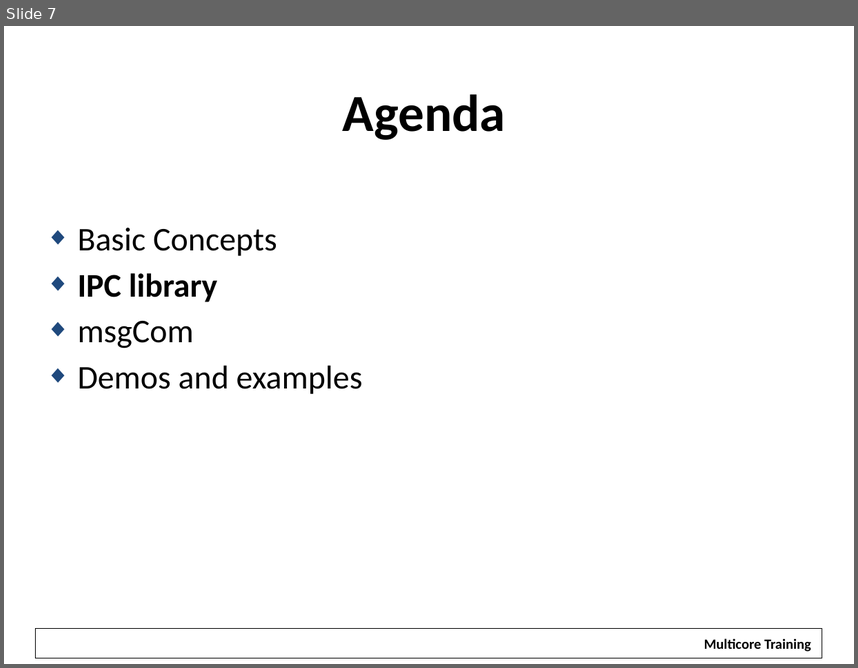
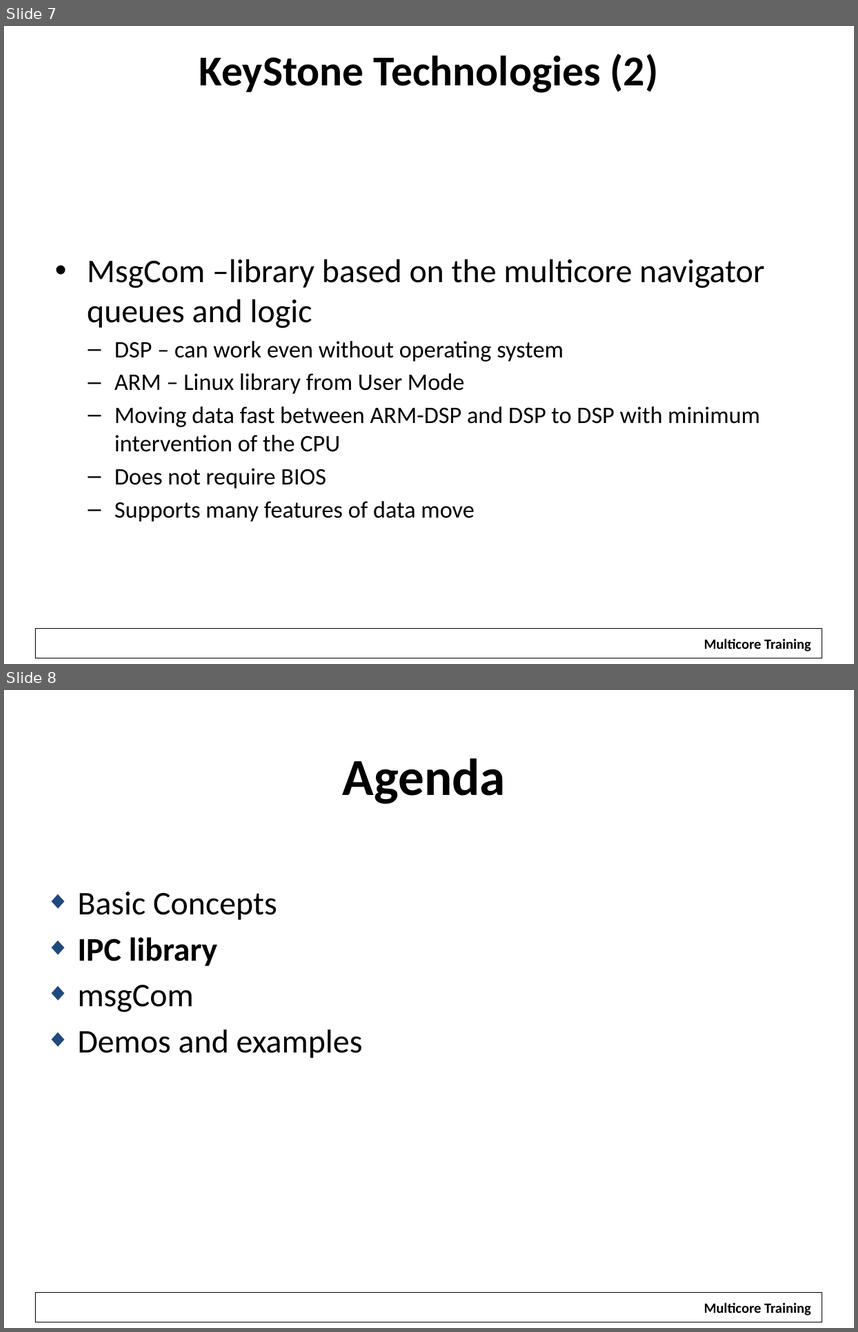
Before and after one commit to hari1989/keystone-workshop, a slide deck: preliminary/Working/presentations/KeyStoneII_ IPC.pptx. Shown one above the other, each under a label of ours: slide 7 before the commit, slides 7 and 8 after it. The pictures are 858x668 and 858x1332 pixels, drawn with LibreOffice and Linux fonts; fonts in the diff are those of the drawing; background and template pictures are left out. Boxes give left, top, right and bottom in pixels: in the first picture for what was removed or moved away, otherwise in the second. Text is boxed around its words. In the diff, an @@ line names an element or a change of style, - is before the commit and + after.

```diff
--- a/preliminary/Working/presentations/KeyStoneII_ IPC.pptx
+++ b/preliminary/Working/presentations/KeyStoneII_ IPC.pptx
@@ slide 7 added at [4,26,854,664], background #FFFFFF; not listed: 2 template elements that a slide beside it also shows @@
@@ title added at [199,54,658,93], 36 pt, text #000000, bold @@
+KeyStone Technologies (2)
@@ text added at [87,259,764,521], 20 pt, text #000000 @@
+• MsgCom –library based on the multicore navigator queues and logic
+  – DSP – can work even without operating system
+  – ARM – Linux library from User Mode
+  – Moving data fast between ARM-DSP and DSP to DSP with minimum intervention of the CPU
+  – Does not require BIOS
+  – Supports many features of data move
@@ what was slide 7 is now slide 8 @@
```
Also in this commit, not shown: 1 slide changed.
